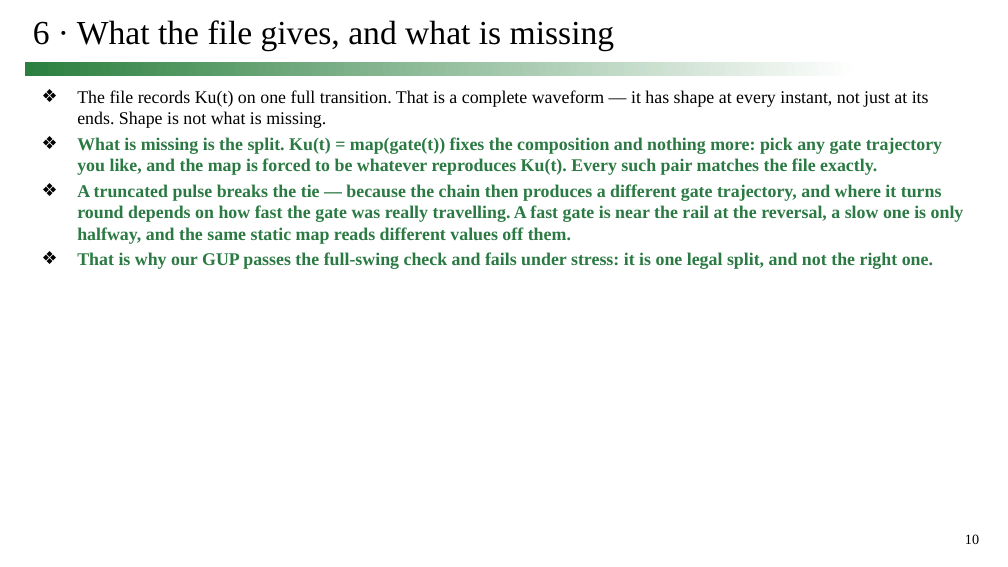
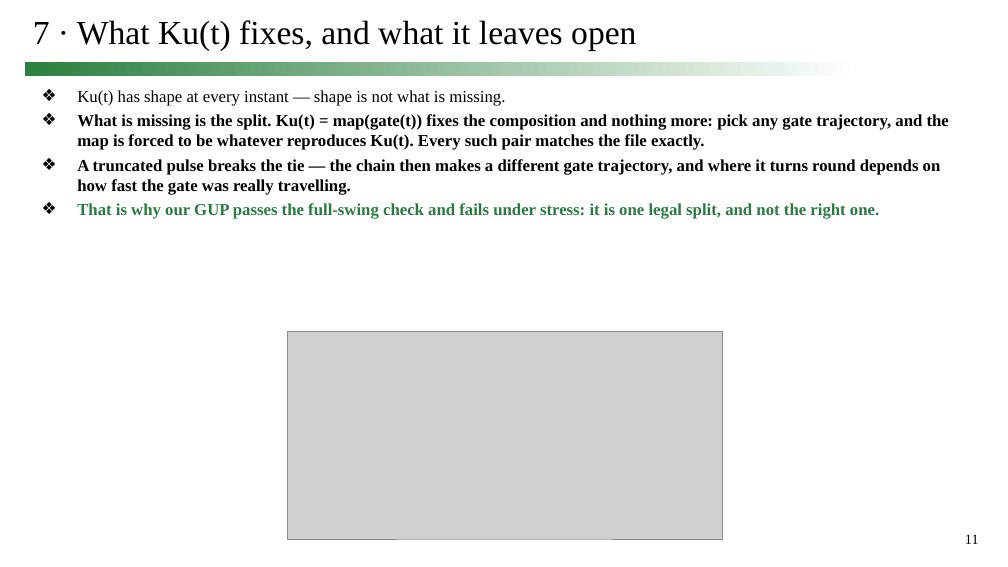
Before and after one commit to simon9721/ibis_comparison, a slide deck: slide 11 of results/meeting_deck_2026-09-24/0924_track1_story.pptx (slide 10 before the commit). Drawn at 1008x567 pixels with LibreOffice and Linux fonts; fonts in the diff are those of the drawing; grey boxes stand for pictures. Boxes give left, top, right and bottom in pixels: in the first picture for what was removed or moved away, otherwise in the second. Text is boxed around its words. In the diff, an @@ line names an element or a change of style, - is before the commit and + after.

```diff
--- a/results/meeting_deck_2026-09-24/0924_track1_story.pptx
+++ b/results/meeting_deck_2026-09-24/0924_track1_story.pptx
@@ title at [33, 20, 636, 51]: text changed @@
-6 · What the file gives, and what is missing
+7 · What Ku(t) fixes, and what it leaves open
@@ text at [77, 90, 949, 195]: text changed; size 17 to 16 pt; text colour #2B7A43 to #000000 @@
-❖ The file records Ku(t) on one full transition. That is a complete waveform — it has shape at every instant, not just at its ends. Shape is not what is missing.
-❖ What is missing is the split. Ku(t) = map(gate(t)) fixes the composition and nothing more: pick any gate trajectory you like, and the map is forced to be whatever reproduces Ku(t). Every such pair matches the file exactly.
-❖ A truncated pulse breaks the tie — because the chain then produces a different gate trajectory, and where it turns round depends on how fast the gate was really travelling. A fast gate is near the rail at the reversal, a slow one is only halfway, and the same static map reads different values off them.
+❖ Ku(t) has shape at every instant — shape is not what is missing.
+❖ What is missing is the split. Ku(t) = map(gate(t)) fixes the composition and nothing more: pick any gate trajectory, and the map is forced to be whatever reproduces Ku(t). Every such pair matches the file exactly.
+❖ A truncated pulse breaks the tie — the chain then makes a different gate trajectory, and where it turns round depends on how fast the gate was really travelling.
@@ text at [77, 203, 879, 219]: size 17 to 16 pt in "That is why our GUP passes the ..." @@
@@ picture added at [287, 331, 723, 539] @@
@@ page number at [965, 534, 979, 544]: text changed @@
-10
+11
```
Also in this commit, not shown: 13 other slides changed, 3 slides added, 1 slide removed, 11 other files.
